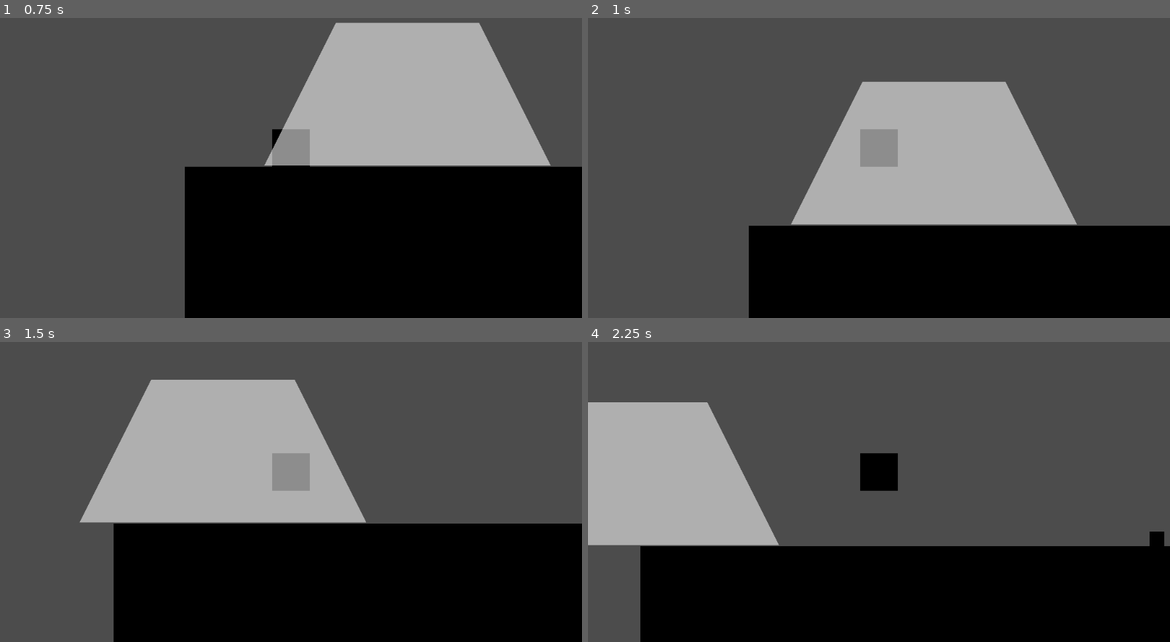
Above: before the commit, frames 1-4 (two rows, left to right).
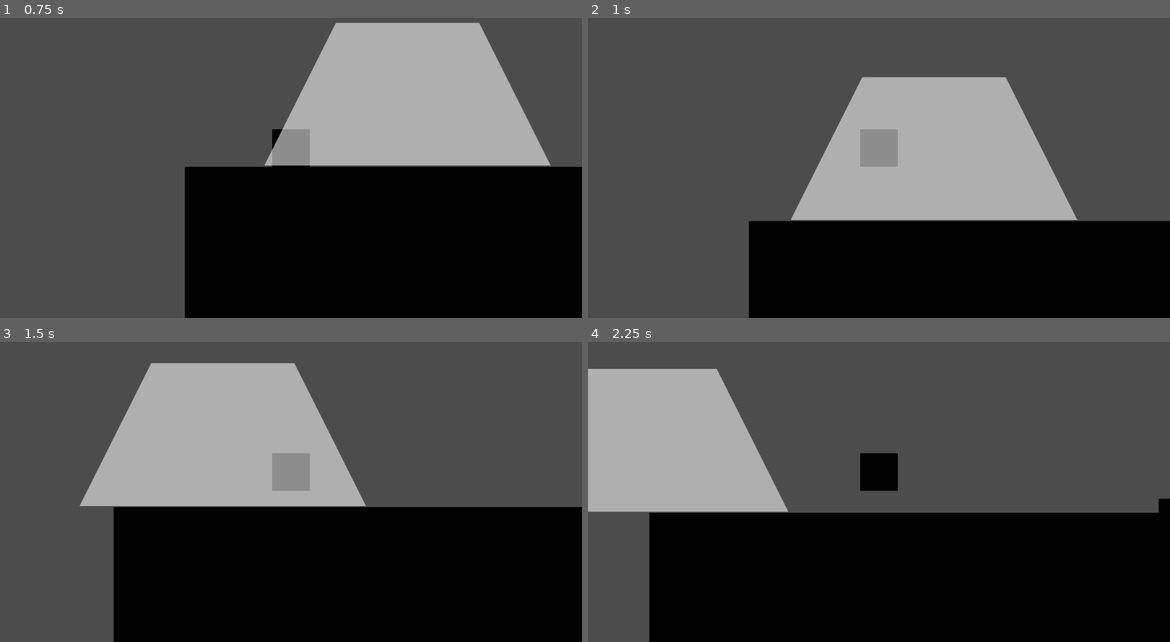
Above: after the commit, the same moments.

Repository: RavenJFelix/Square
Game: Godot game, scene res://testLevel/test.tscn
Two runs of this game, one before a commit and one after it. Both use one fixed random seed, a clock stepped at 60 frames per second and the inputs below. The project has no main scene, so this scene is started directly.
Inputs:
- Up to frame 1 (0.75 s): hold Right (ui_right) from 0.53 s (still down)
- Up to frame 2 (1 s): keep holding Right (ui_right); tap Up (ui_up) at 0.77 s
- Up to frame 3 (1.5 s): keep holding Right (ui_right)
- Up to frame 4 (2.25 s): tap Up (ui_up) at 1.52 s; release Right (ui_right) at 2.03 s; hold Left (ui_left) from 2.03 s (still down)

Frame 1 is identical in both runs. In frame 2, 2.2% of the frame differs, in the area x 27-100%, y 19-70%; in frame 3, 7.5%; in frame 4, 16%, in the area x 0-100%, y 8-100%.

Commit message:
Add safeties for player max jump

Diff:
--- a/entity/npc/enemies/slowzoid/slowzoid.gd
+++ b/entity/npc/enemies/slowzoid/slowzoid.gd
@@ -46,4 +46,4 @@
 	if body.has_method("is_player") and body.has_method("is_moving_down"):
 		if body.is_moving_down():
 			die()
-			body.restore_jump()
+			body.restore_max_jumps()
--- a/entity/pc/player/player.gd
+++ b/entity/pc/player/player.gd
@@ -1,7 +1,7 @@
 extends KinematicBody2D
 
 const GRAV = 20
-export var JUMP_POWER = 500
+export var JUMP_POWER = 470
 export var speed = 500
 export var max_jumps = 2
 var motion = Vector2(0, 0)
